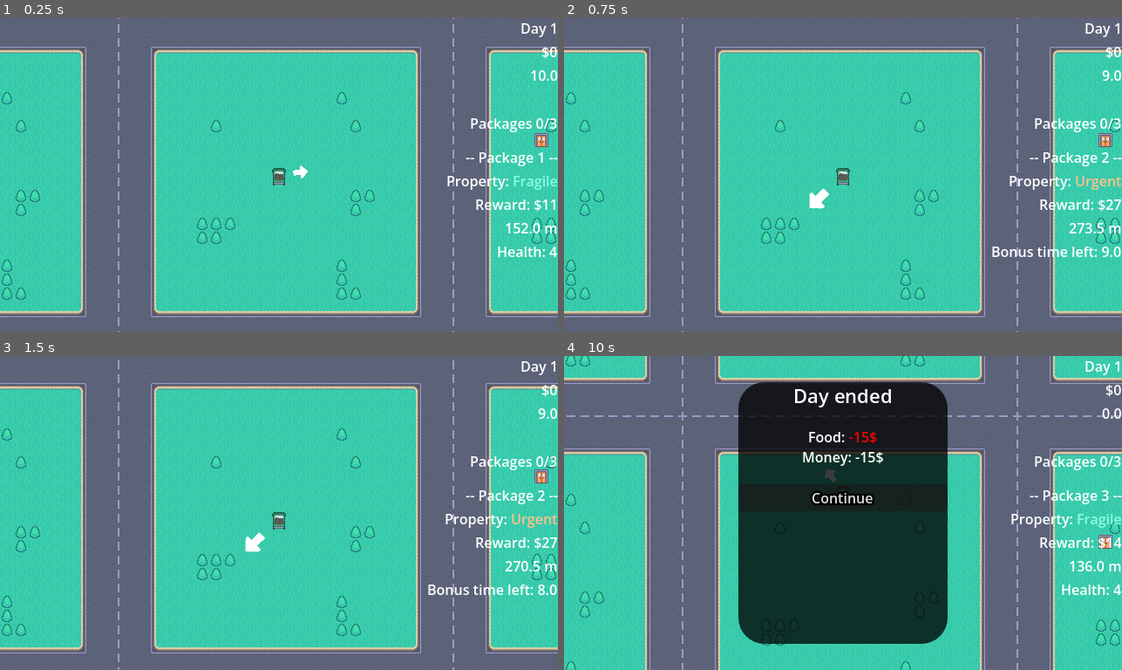
Above: before the commit, frames 1-4 (two rows, left to right).
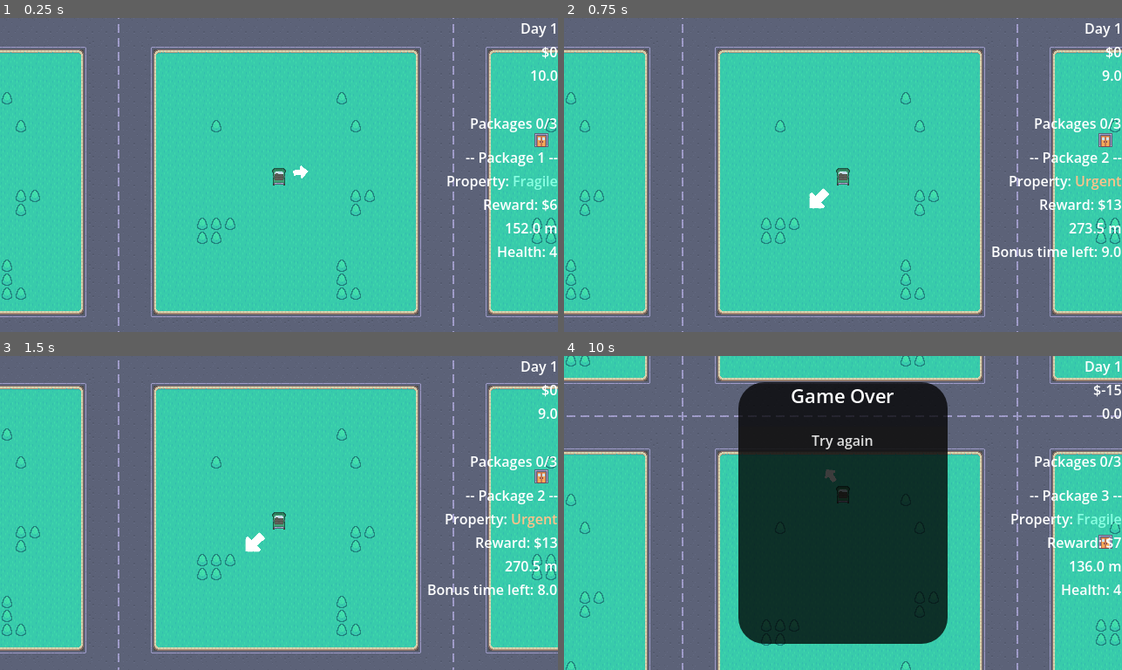
Above: after the commit, the same moments.

Repository: ruben-velasquez/rush-and-deliver
Game: Godot game, scene res://scenes/main.tscn
Two runs of this game, one before a commit and one after it. Both use one fixed random seed, a clock stepped at 60 frames per second and the inputs below.
Inputs:
- Up to frame 1 (0.25 s): no input
- Up to frame 2 (0.75 s): tap Enter at 0.5 s; hold E (swap_package_right) from 0.53 s (still down)
- Up to frame 3 (1.5 s): tap Space at 1.25 s; release E (swap_package_right) at 1.28 s; hold S (down) from 1.28 s (still down)
- Up to frame 4 (10 s): release S (down) at 2.03 s; hold E (swap_package_right) 2.03-2.78 s; hold W (up) 2.78-3.53 s; hold Q (swap_package_left) 3.53-5.03 s; tap Enter at 5 s; hold S (down) 5.03-5.78 s; hold E (swap_package_right) 5.78-6.53 s; hold W (up) 6.53-7.28 s; hold E (swap_package_right) 7.28-8.03 s; hold S (down) 8.03-8.78 s; hold Q (swap_package_left) 8.78-9.53 s; hold W (up) from 9.53 s (still down)

The runs differ from the first frame. In frame 1, 0.3% of the frame differs, in the area x 85-100%, y 57-62%; in frame 2, less than 0.1%; in frame 3, less than 0.1%; in frame 4, 1.8%, in the area x 40-100%, y 9-62%.

Commit message:
feat: add game over menu

Diff:
--- /dev/null
+++ b/Themes/popup_theme.tres
@@ -0,0 +1,7 @@
+[gd_resource type="StyleBoxFlat" format=3 uid="uid://biwmc72m52d64"]
+
+[resource]
+corner_radius_top_left = 30
+corner_radius_top_right = 30
+corner_radius_bottom_right = 30
+corner_radius_bottom_left = 30
--- a/scenes/finish_popup.tscn
+++ b/scenes/finish_popup.tscn
@@ -2,12 +2,7 @@
 
 [ext_resource type="Script" uid="uid://bk7l3nkmi2rqp" path="res://scripts/change_scene_button.gd" id="1_ifh4c"]
 [ext_resource type="Script" uid="uid://bu8my4i183i63" path="res://scripts/day_ended_popup.gd" id="1_vrxb5"]
-
-[sub_resource type="StyleBoxFlat" id="StyleBoxFlat_tefeu"]
-corner_radius_top_left = 30
-corner_radius_top_right = 30
-corner_radius_bottom_right = 30
-corner_radius_bottom_left = 30
+[ext_resource type="StyleBox" uid="uid://biwmc72m52d64" path="res://Themes/popup_theme.tres" id="2_ucxxj"]
 
 [node name="FinishPopup" type="Control" unique_id=537636974 node_paths=PackedStringArray("info")]
 layout_mode = 3
@@ -33,7 +28,7 @@
 offset_bottom = 150.0
 grow_horizontal = 2
 grow_vertical = 2
-theme_override_styles/panel = SubResource("StyleBoxFlat_tefeu")
+theme_override_styles/panel = ExtResource("2_ucxxj")
 
 [node name="VBoxContainer" type="VBoxContainer" parent="Panel" unique_id=945636753]
 layout_mode = 1
--- /dev/null
+++ b/scenes/game_over_screen.tscn
@@ -0,0 +1,46 @@
+[gd_scene format=3 uid="uid://glv0u6cts0iw"]
+
+[ext_resource type="StyleBox" uid="uid://biwmc72m52d64" path="res://Themes/popup_theme.tres" id="1_iwahs"]
+
+[node name="GameOverScreen" type="Control" unique_id=2100203153]
+layout_mode = 3
+anchors_preset = 15
+anchor_right = 1.0
+anchor_bottom = 1.0
+grow_horizontal = 2
+grow_vertical = 2
+
+[node name="Panel" type="Panel" parent="." unique_id=1195852545]
+self_modulate = Color(0.003921569, 0, 0, 0.7647059)
+layout_mode = 1
+anchors_preset = 8
+anchor_left = 0.5
+anchor_top = 0.5
+anchor_right = 0.5
+anchor_bottom = 0.5
+offset_left = -120.0
+offset_top = -150.0
+offset_right = 120.0
+offset_bottom = 150.0
+grow_horizontal = 2
+grow_vertical = 2
+theme_override_styles/panel = ExtResource("1_iwahs")
+
+[node name="VBoxContainer" type="VBoxContainer" parent="Panel" unique_id=61910464]
+layout_mode = 1
+anchors_preset = 15
+anchor_right = 1.0
+anchor_bottom = 1.0
+grow_horizontal = 2
+grow_vertical = 2
+theme_override_constants/separation = 20
+
+[node name="Label" type="Label" parent="Panel/VBoxContainer" unique_id=1541022595]
+layout_mode = 2
+theme_override_font_sizes/font_size = 22
+text = "Game Over"
+horizontal_alignment = 1
+
+[node name="Button" type="Button" parent="Panel/VBoxContainer" unique_id=1873165246]
+layout_mode = 2
+text = "Try again"
--- a/scenes/main.tscn
+++ b/scenes/main.tscn
@@ -9,6 +9,7 @@
 [ext_resource type="PackedScene" uid="uid://dbag44bo4lmxn" path="res://scenes/finish_popup.tscn" id="7_o6xl0"]
 [ext_resource type="Texture2D" uid="uid://48ternfo7x0u" path="res://assets/tilemap_packed.png" id="8_tipki"]
 [ext_resource type="Script" uid="uid://dr2pxsmitidol" path="res://scripts/restore_area.gd" id="9_85g3d"]
+[ext_resource type="PackedScene" uid="uid://glv0u6cts0iw" path="res://scenes/game_over_screen.tscn" id="9_ya4ey"]
 [ext_resource type="Script" uid="uid://cec300ysgspdf" path="res://scripts/packages_manager.gd" id="10_choun"]
 
 [sub_resource type="AtlasTexture" id="AtlasTexture_85g3d"]
@@ -38,13 +39,18 @@
 [node name="TerrainManager" type="Node2D" parent="." unique_id=1426548566]
 script = ExtResource("4_ya4ey")
 
-[node name="CanvasLayer" type="CanvasLayer" parent="." unique_id=1219958642 node_paths=PackedStringArray("finish_popup")]
+[node name="CanvasLayer" type="CanvasLayer" parent="." unique_id=1219958642 node_paths=PackedStringArray("finish_popup", "game_over_screen")]
 script = ExtResource("6_tipki")
 finish_popup = NodePath("FinishPopup")
+game_over_screen = NodePath("GameOverScreen")
 
 [node name="UI" parent="CanvasLayer" unique_id=1845636788 instance=ExtResource("5_tbgi4")]
 
 [node name="FinishPopup" parent="CanvasLayer" unique_id=537636974 instance=ExtResource("7_o6xl0")]
+visible = false
+
+[node name="GameOverScreen" parent="CanvasLayer" unique_id=2100203153 instance=ExtResource("9_ya4ey")]
+visible = false
 
 [node name="ShippingOffice" type="Node2D" parent="." unique_id=1366728674]
 position = Vector2(352, 136)
--- a/scripts/arrow.gd
+++ b/scripts/arrow.gd
@@ -5,7 +5,7 @@
 
 func _ready() -> void:
 	goal = GameManager.packages_manager.get_current_package().goal
-	GameManager.on_swap_package.connect(func(): goal = GameManager.packages_manager.get_current_package().goal)
+	GameManager.packages_manager.on_swap_package.connect(func(): goal = GameManager.packages_manager.get_current_package().goal)
 
 func _process(_delta: float) -> void:
 	var objective = goal
--- a/scripts/day_ended_popup.gd
+++ b/scripts/day_ended_popup.gd
@@ -6,12 +6,10 @@
 func setup():
 	var daily_costs = GameManager.daily_costs
 	var money_amount = GameManager.current_score
-	var new_money_amount = money_amount
 	var output = ""
 
 	for fee in daily_costs:
-		new_money_amount -= fee.amount
 		output += "%s: [color=red]-%s$[/color]\n" % [fee.name.capitalize(), fee.amount]
 
-	output += "Money: %s$" % [new_money_amount]
+	output += "Money: %s$" % [money_amount]
 	info.text = output
--- a/scripts/game_manager.gd
+++ b/scripts/game_manager.gd
@@ -2,13 +2,11 @@
 
 var scene_manager: SceneManager
 var packages_manager: PackagesManager
+var ui_manager: UIManager
 
 var current_day: int = 1
 var current_score: int = 0
 var current_timer: Timer
-
-var packages: Array[Package]
-var currentPackage: int = 0
 
 class DailyCost:
 	var name: String
@@ -27,21 +25,28 @@
 
 signal on_timer_end
 signal on_score_updated
-signal on_swap_package
 
 const GOAL_SCENE = preload("res://scenes/goal.tscn")
 
 # Called when the node enters the scene tree for the first time.
 func _ready() -> void:
 	# Set the minimum size for the current window
+	on_timer_end.connect(end_day)
 	get_window().min_size = Vector2i(640, 360)
 
-func AddScore(reward: int):
+func add_score(reward: int):
 	current_score = current_score + reward
 	on_score_updated.emit()
 
+func end_day():
+	for fee in daily_costs:
+		add_score(-fee.amount)
+
+	if current_score < 0:
+		ui_manager.show_game_over_screen()
+	else:
+		ui_manager.show_end_day_popup()
+
 func next_day():
-	for fee in daily_costs:
-		AddScore(-fee.amount)
 	current_day += 1
 	scene_manager.reload_scene()
--- a/scripts/packages_info.gd
+++ b/scripts/packages_info.gd
@@ -28,7 +28,7 @@
 func _ready() -> void:
 	show_package_info()
 
-	GameManager.on_swap_package.connect(update_current_package)
+	GameManager.packages_manager.on_swap_package.connect(update_current_package)
 	GameManager.on_score_updated.connect(update_done_packages)
 	_player = GameManager.player
 	update_current_package()
--- a/scripts/packages_manager.gd
+++ b/scripts/packages_manager.gd
@@ -5,6 +5,8 @@
 var packages: Array[Package]
 var currentPackage: int = 0
 var restore_area: Area2D
+
+signal on_swap_package
 
 # Called when the node enters the scene tree for the first time.
 func _ready() -> void:
@@ -27,7 +29,7 @@
 
 func deliver(package: Package):
 	package.done = true
-	GameManager.AddScore(package.reward)
+	GameManager.add_score(package.reward)
 
 	if is_current_package(package):
 		next_package()
@@ -55,7 +57,7 @@
 
 		packages[i] = newPackage
 
-	GameManager.on_swap_package.emit()
+	on_swap_package.emit()
 
 func _generate_package() -> Package:
 	var newPackage = Package.new()
@@ -74,7 +76,7 @@
 
 func _calculate_reward(property: Package.PackageProperty, distance: float):
 	var base = 2
-	var per_distance = distance * 2 / 100
+	var per_distance = distance * 0.8 / 100
 	var multiplier = 1.0
 	var randomness = randf_range(0.9, 1.1)
 
@@ -102,7 +104,7 @@
 	if get_current_package().done:
 		return next_package()
 
-	GameManager.on_swap_package.emit()
+	on_swap_package.emit()
 
 func previous_package():
 	if all_done():
@@ -116,7 +118,7 @@
 	if get_current_package().done:
 		return previous_package()
 
-	GameManager.on_swap_package.emit()
+	on_swap_package.emit()
 
 func get_current_package() -> Package:
 	return packages[currentPackage]
--- a/scripts/ui_manager.gd
+++ b/scripts/ui_manager.gd
@@ -1,14 +1,26 @@
 extends CanvasLayer
+class_name UIManager
 
 @export var finish_popup: DayEndedPopUp
+@export var game_over_screen: Control
 
 # Called when the node enters the scene tree for the first time.
 func _ready() -> void:
-	finish_popup.process_mode = Node.PROCESS_MODE_DISABLED
-	finish_popup.hide()
-	GameManager.on_timer_end.connect(show_finish_popup)
+	hide_window(finish_popup)
+	hide_window(game_over_screen)
+	GameManager.ui_manager = self
 
-func show_finish_popup():
-	finish_popup.process_mode = Node.PROCESS_MODE_INHERIT
-	finish_popup.show()
+func show_end_day_popup():
+	show_window(finish_popup)
 	finish_popup.setup()
+
+func show_game_over_screen():
+	show_window(game_over_screen)
+
+func hide_window(_c: Control):
+	_c.process_mode = Node.PROCESS_MODE_DISABLED
+	_c.hide()
+
+func show_window(_c: Control):
+	_c.process_mode = Node.PROCESS_MODE_INHERIT
+	_c.show()
